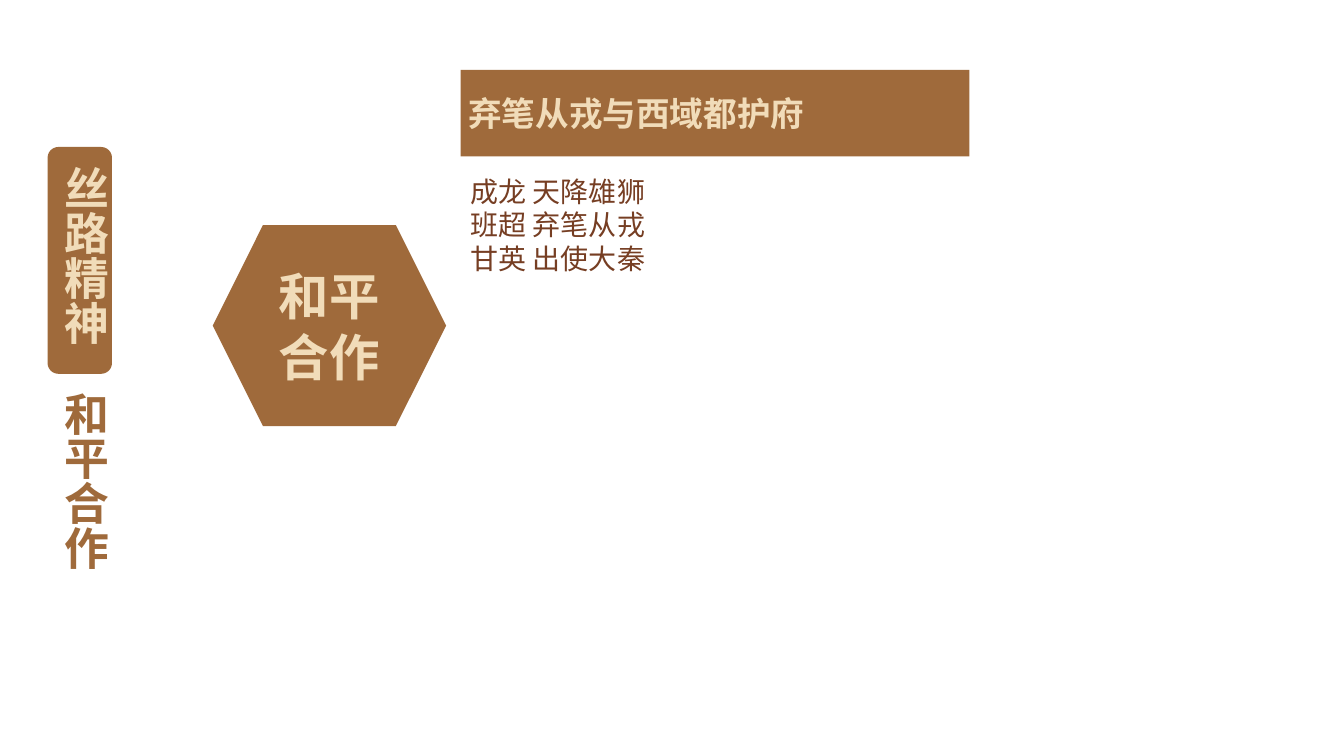
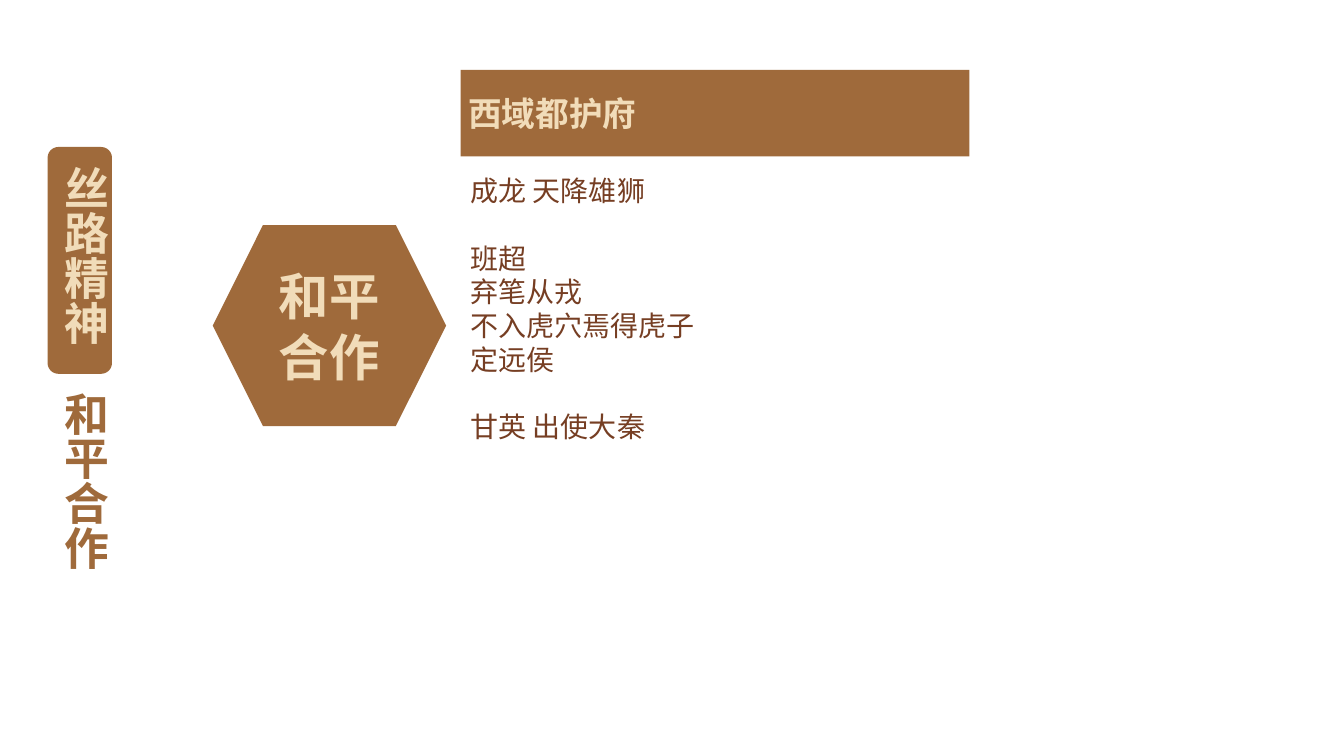
Before and after one commit to FredJiangFei/freetalk, a slide deck: slide 13 of 一带一路/一带一路 - 1.pptx. Drawn at 1344x756 pixels with LibreOffice and Linux fonts; fonts in the diff are those of the drawing; background and template pictures are left out. Boxes give left, top, right and bottom in pixels: in the first picture for what was removed or moved away, otherwise in the second. Text is boxed around its words. In the diff, an @@ line names an element or a change of style, - is before the commit and + after.

```diff
--- a/一带一路/一带一路 - 1.pptx
+++ b/一带一路/一带一路 - 1.pptx
@@ text in rectangle at (x1=468, y1=97, x2=636, y2=129): text changed @@
-弃笔从戎与西域都护府
+西域都护府
@@ text at (x1=471, y1=245, x2=695, y2=373): text changed @@
-班超 弃笔从戎
+班超
+弃笔从戎
+不入虎穴焉得虎子
+定远侯
```
Also in this commit, not shown: 7 other slides changed, 2 slides added, 1 slide removed, 2 other files.
